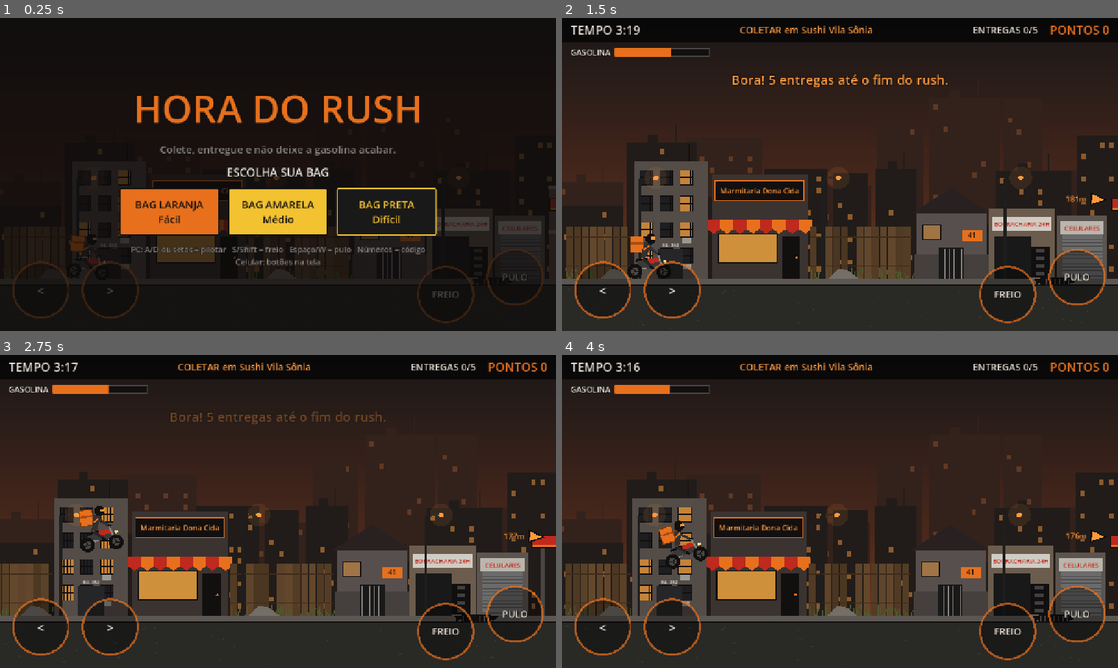
Above: before the commit, frames 1-4 (two rows, left to right).
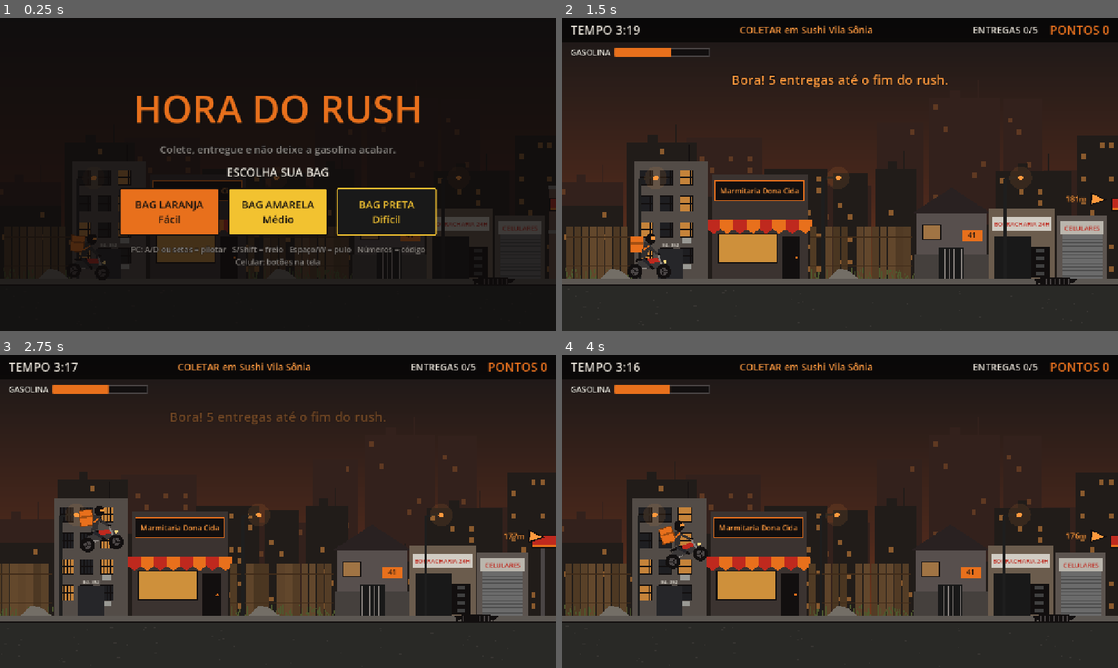
Above: after the commit, the same moments.

Repository: ViniViscas/Hora-do-Rush
Game: Godot game, scene res://scenes/main.tscn
Two runs of this game, one before a commit and one after it. Both use one fixed random seed, a clock stepped at 60 frames per second and the inputs below.
Inputs:
- Up to frame 1 (0.25 s): no input
- Up to frame 2 (1.5 s): click "BAG LARANJA Fácil" at 0.5 s; tap Enter at 1.25 s; hold D (direita) from 1.28 s (still down); hold S (freio) from 1.28 s (still down)
- Up to frame 3 (2.75 s): keep holding D (direita); tap Space (pulo) at 1.52, 2.27 s; release S (freio) at 2.03 s; tap 0 at 2.1 s
- Up to frame 4 (4 s): release D (direita) at 2.78 s; hold A (esquerda) 2.78-3.53 s; tap 9 at 2.85 s; hold D (direita) from 3.53 s (still down); tap Backspace at 3.6 s; tap Space (pulo) at 3.77 s

The runs differ from the first frame. In frame 1, 0.8% of the frame differs, in the area x 2-98%, y 73-98%; in frame 2, 2.6%; in frame 3, 2.5%; in frame 4, 2.6%.

Commit message:
Exportação para Windows e botões de toque só no celular
- export_presets.cfg com o preset "Windows Desktop" (exe único, pck embutido)
- botões de toque não aparecem mais no PC (emulate_touch_from_mouse
  fazia is_touchscreen_available() retornar true sempre)
- README: como exportar pelo terminal

Co-Authored-By: Claude Opus 5.5 <noreply@anthropic.com>

Diff:
--- a/scripts/touch_controls.gd
+++ b/scripts/touch_controls.gd
@@ -1,6 +1,8 @@
 extends CanvasLayer
-## Botões de toque para celular (tela deitada). Aparecem só em telas sensíveis ao toque,
+## Botões de toque para celular (tela deitada). Aparecem só no celular,
 ## ou no PC se o jogo for aberto com o argumento "-- --toque".
+## (Não dá para usar is_touchscreen_available(): com emulate_touch_from_mouse ligado,
+## ele diz que todo PC tem tela de toque.)
 
 const Config := preload("res://scripts/game_config.gd")
 const UI := preload("res://scripts/ui_util.gd")
@@ -13,8 +15,7 @@
 
 func _ready() -> void:
 	layer = 5
-	visible = DisplayServer.is_touchscreen_available() or OS.has_feature("mobile") \
-		or OS.get_cmdline_user_args().has("--toque")
+	visible = OS.has_feature("mobile") or OS.get_cmdline_user_args().has("--toque")
 	_criar("esquerda", "<")
 	_criar("direita", ">")
 	_criar("freio", "FREIO")
Not shown, added: export_presets.cfg
